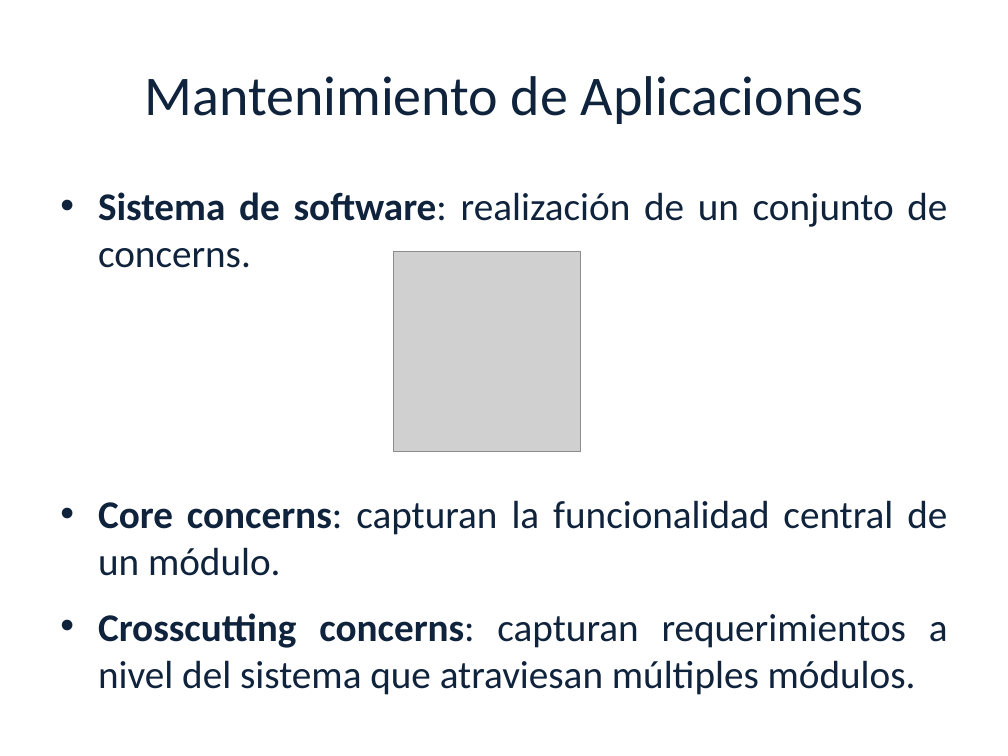
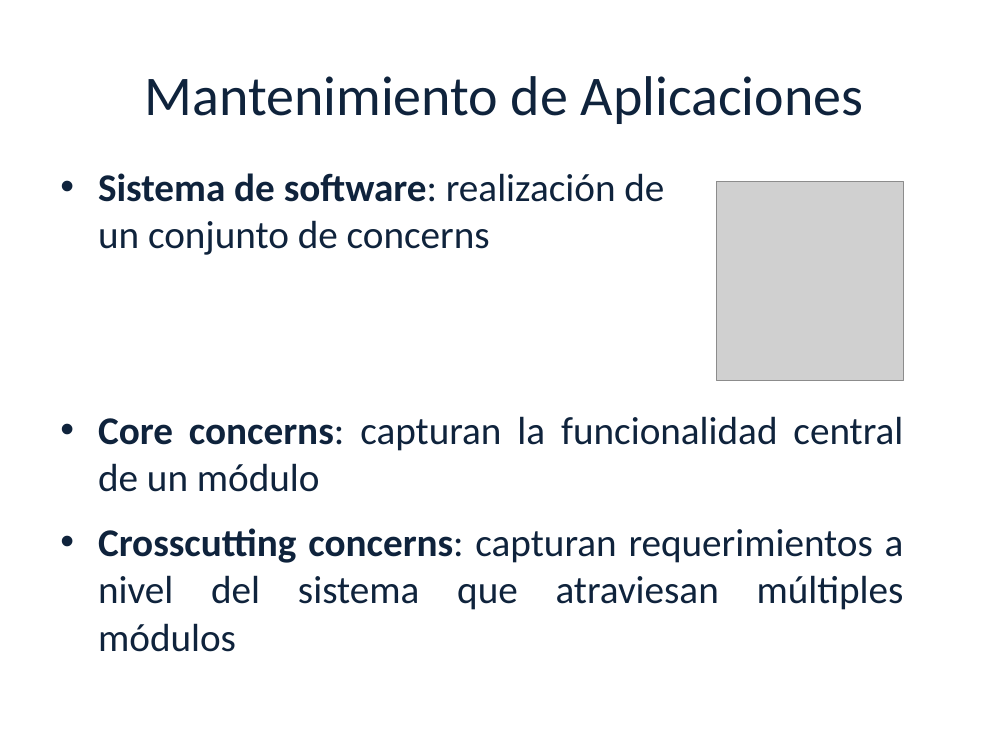
Before and after one commit to luciamasolaP/proyectofinal-informe, a slide deck: slide 4 of presentacion/Tesis.ppt. Drawn at 1008x756 pixels with LibreOffice and Linux fonts; fonts in the diff are those of the drawing; grey boxes stand for pictures; background and template pictures are left out. Boxes give left, top, right and bottom in pixels: in the first picture for what was removed or moved away, otherwise in the second. Text is boxed around its words. In the diff, an @@ line names an element or a change of style, - is before the commit and + after.

```diff
--- a/presentacion/Tesis.ppt
+++ b/presentacion/Tesis.ppt
@@ text at [98,173,904,652]: text changed @@
-• Sistema de software: realización de un conjunto de concerns.
-• Core concerns: capturan la funcionalidad central de un módulo.
-• Crosscutting concerns: capturan requerimientos a nivel del sistema que atraviesan múltiples módulos.
+• Sistema de software: realización de un conjunto de concerns
+• Core concerns: capturan la funcionalidad central de un módulo
+• Crosscutting concerns: capturan requerimientos a nivel del sistema que atraviesan múltiples módulos
@@ picture: place and size @@
-picture at [394,252,581,452]
+picture at [717,181,903,381]
```
Also in this commit, not shown: 29 other slides changed, 4 slides added, 4 slides removed, 1 other file.
